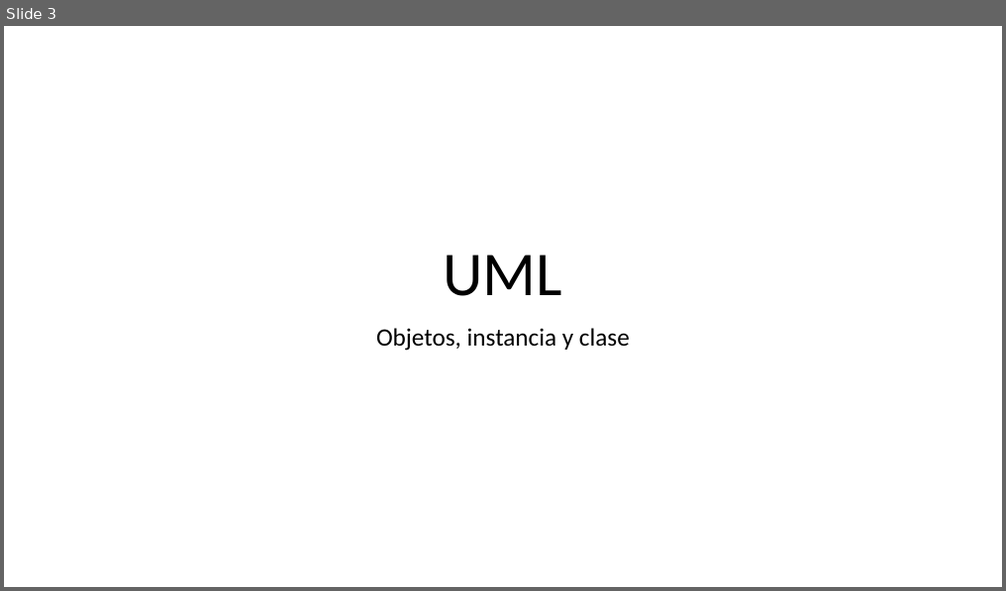
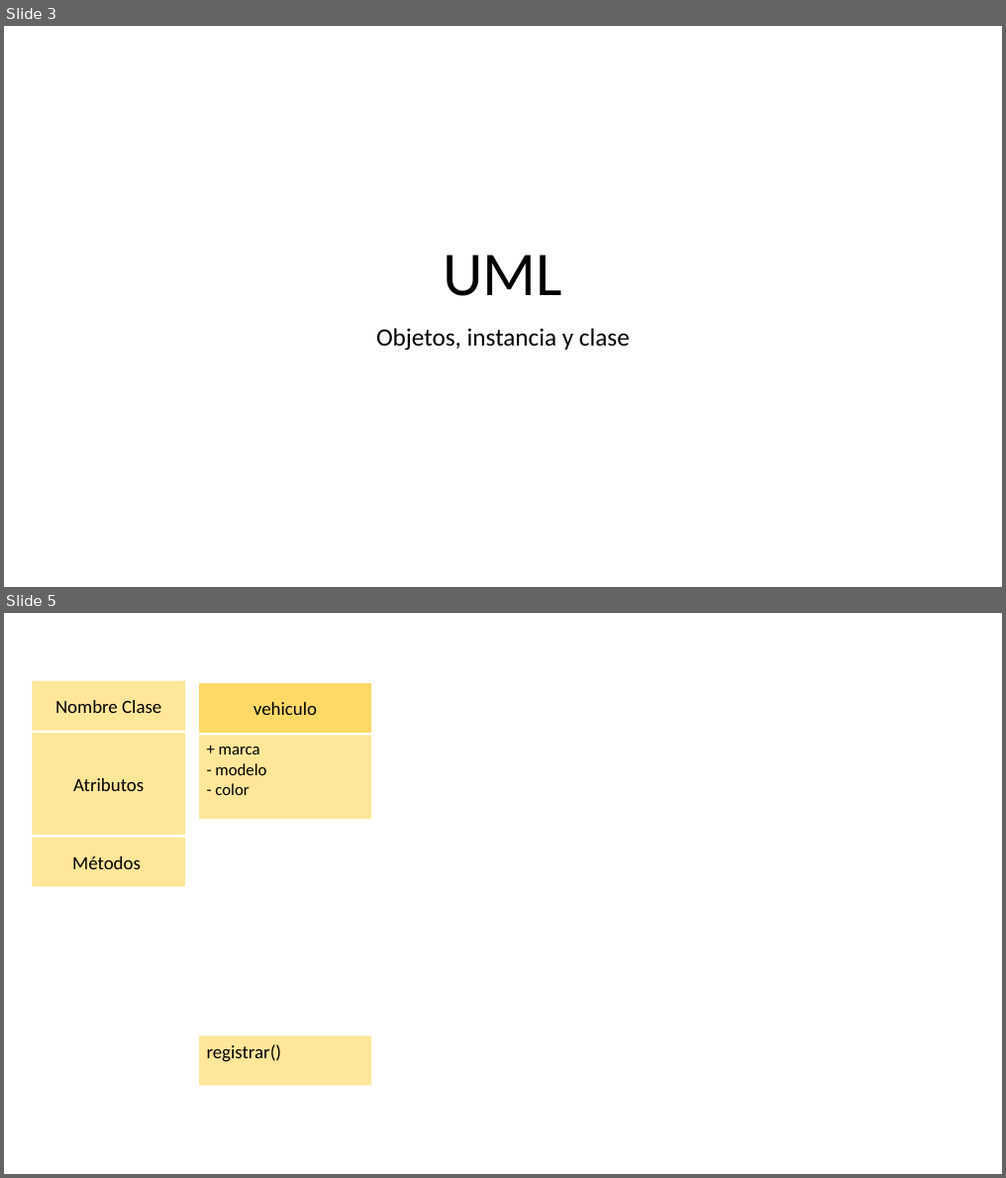
Before and after one commit to glucioprofe/fpoo, a slide deck: conceptos_poo/IntroduccionObjetos.pptx. Shown one above the other, each under a label of ours: slide 3 before the commit, slides 3 and 5 after it; the slides between them are not shown. The pictures are 1006x591 and 1006x1178 pixels, drawn with LibreOffice and Linux fonts; fonts in the diff are those of the drawing. Boxes give left, top, right and bottom in pixels: in the first picture for what was removed or moved away, otherwise in the second. Text is boxed around its words. In the diff, an @@ line names an element or a change of style, - is before the commit and + after.

Commit message:
Clases PY

```diff
--- a/conceptos_poo/IntroduccionObjetos.pptx
+++ b/conceptos_poo/IntroduccionObjetos.pptx
@@ slide 5 added at [4,613,1002,1174], background #FFFFFF @@
@@ rectangle added at [33,681,186,731], fill #FFE699, 18 pt, text #000000 @@
+Nombre Clase
@@ rectangle added at [199,683,371,733], fill #FFD966, 18 pt, text #000000 @@
+vehiculo
@@ rectangle added at [33,733,186,836], fill #FFE699, 18 pt, text #000000 @@
+Atributos
@@ rectangle added at [199,735,371,819], fill #FFE699, 16 pt, text #000000 @@
++ marca
+- modelo
+- color
@@ rectangle added at [33,838,186,887], fill #FFE699, 18 pt, text #000000 @@
+Métodos
@@ rectangle added at [199,1036,371,1085], fill #FFE699, 18 pt, text #000000 @@
+registrar()
```
Also in this commit, not shown: 1 other file.
